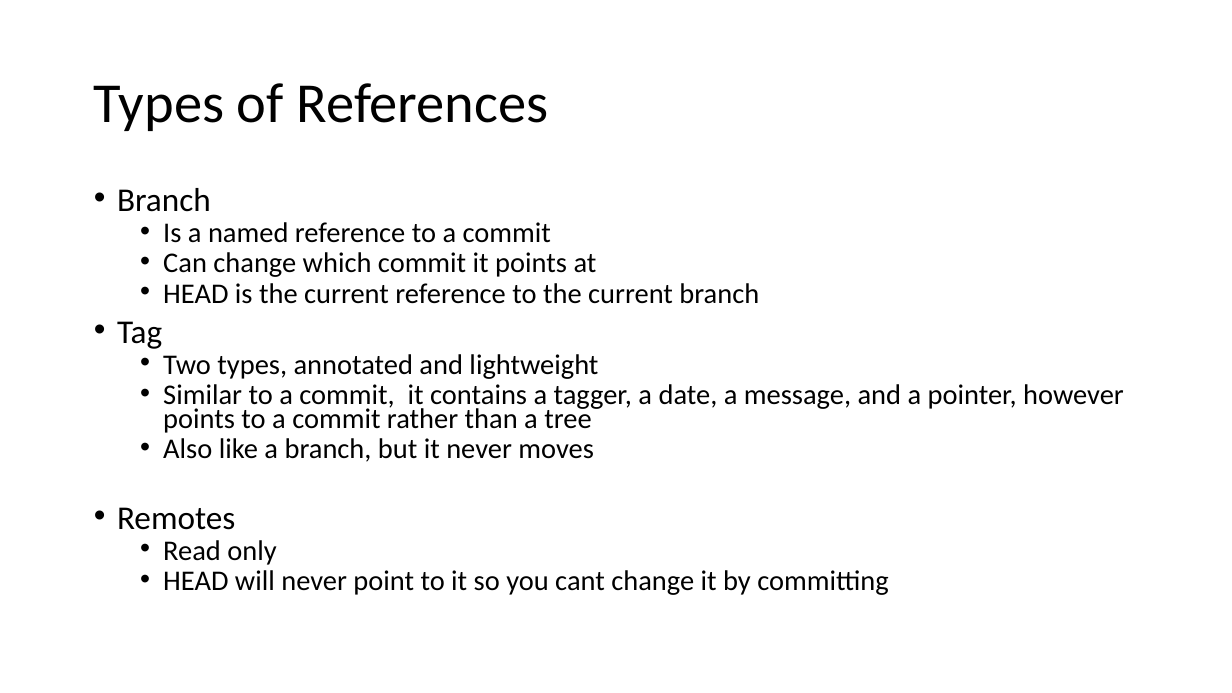
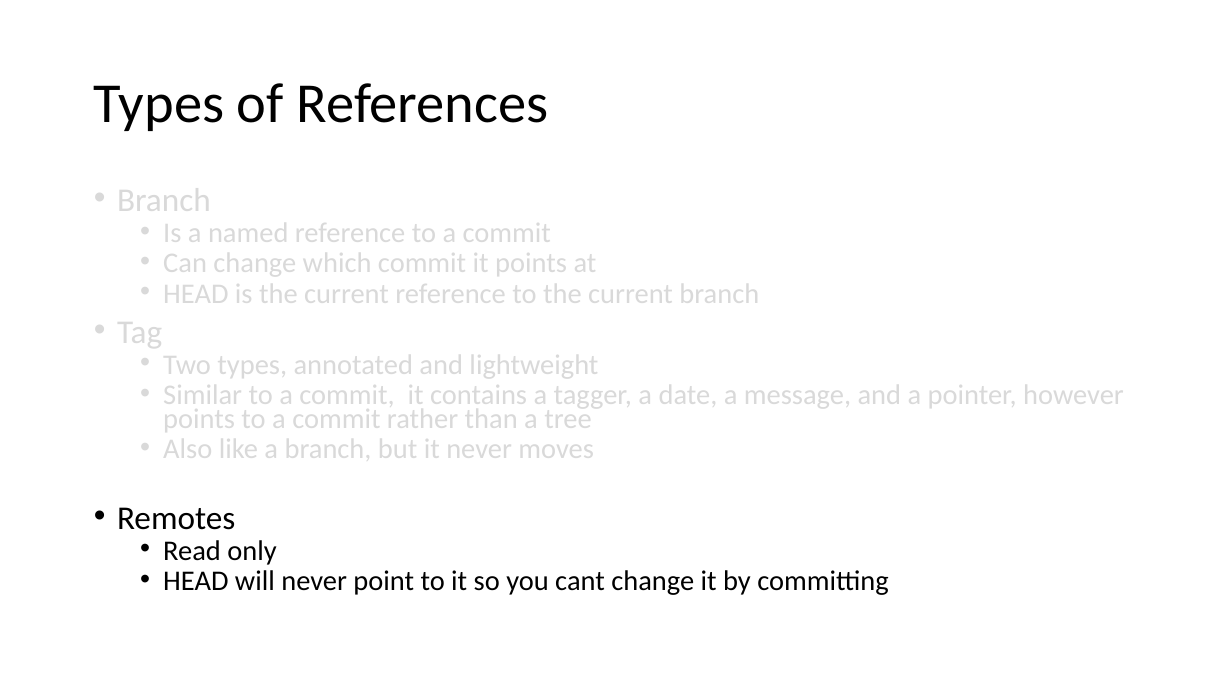
Before and after one commit to milodotnet/bootcamp, a slide deck: slide 79 of SourceControlPresentation.pptx (slide 33 before the commit). Drawn at 1232x693 pixels with LibreOffice and Linux fonts; fonts in the diff are those of the drawing. Boxes give left, top, right and bottom in pixels: in the first picture for what was removed or moved away, otherwise in the second. Text is boxed around its words. In the diff, an @@ line names an element or a change of style, - is before the commit and + after.

```diff
--- a/SourceControlPresentation.pptx
+++ b/SourceControlPresentation.pptx
@@ text at box(117, 180, 1124, 467): text colour #000000 to #D9D9D9 in "Branch", "Is a named reference to a commit", "Can change which commit it points at", "HEAD is the current reference to the ..." and 4 more places @@
```
Also in this commit, not shown: 18 other slides changed, 52 slides added, 9 slides removed.
